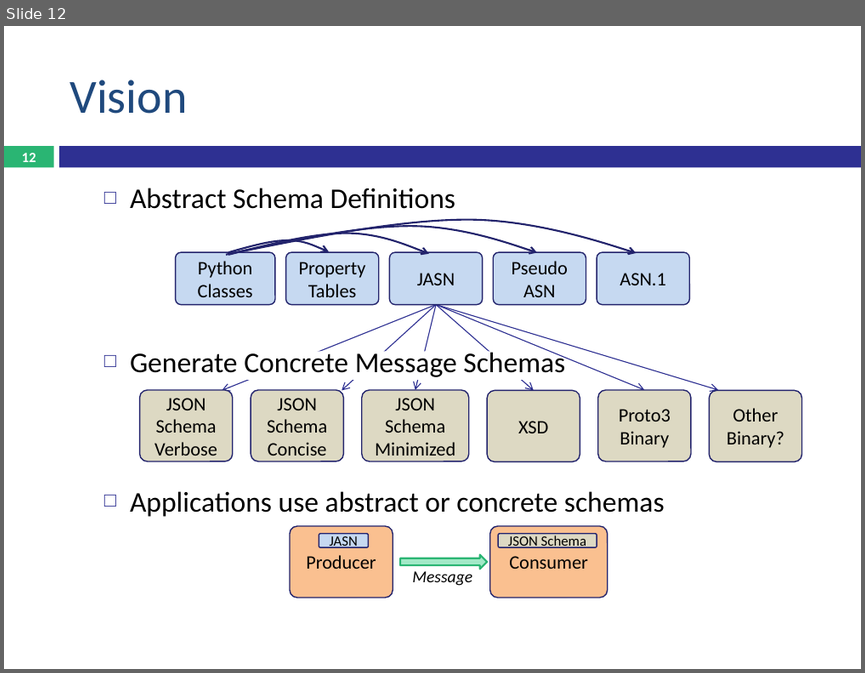
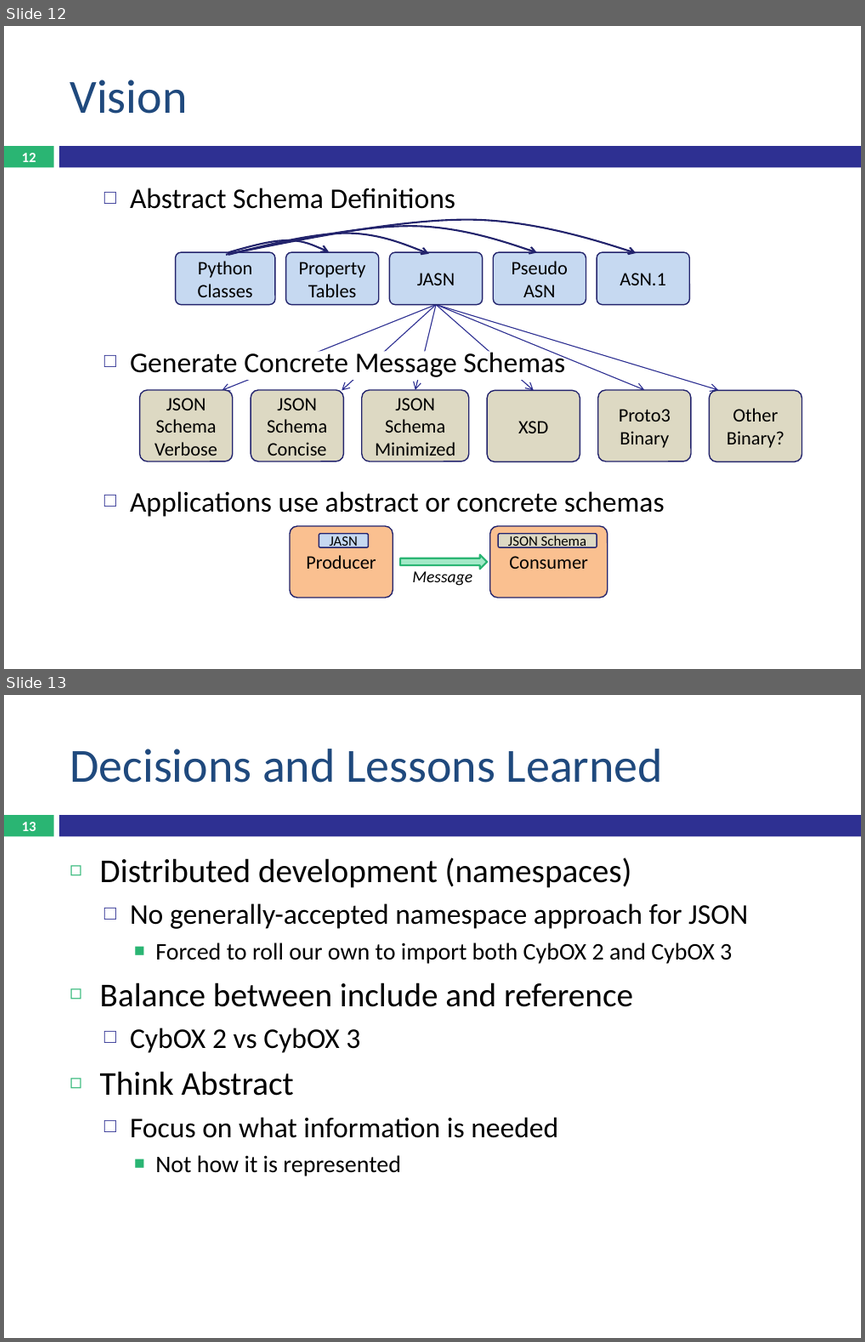
Before and after one commit to OpenC2-org/openc2-davaya, a slide deck: devel/OpenC2 Schema.pptx. Shown one above the other, each under a label of ours: slide 12 before the commit, slides 12 and 13 after it. The pictures are 865x673 and 865x1342 pixels, drawn with LibreOffice and Linux fonts; fonts in the diff are those of the drawing. Boxes give left, top, right and bottom in pixels: in the first picture for what was removed or moved away, otherwise in the second. Text is boxed around its words. In the diff, an @@ line names an element or a change of style, - is before the commit and + after.

```diff
--- a/devel/OpenC2 Schema.pptx
+++ b/devel/OpenC2 Schema.pptx
@@ slide 13 added at (4, 695, 861, 1338), background #FFFFFF; not listed: 2 template elements that a slide beside it also shows @@
@@ title added at (69, 749, 663, 783), 40 pt, text #1F497D @@
+Decisions and Lessons Learned
@@ page number added at (22, 822, 36, 831), 11.9 pt, text #FFFFFF, bold @@
+13
@@ text added at (100, 857, 748, 1176), 24 pt, text #000000 @@
+◻ Distributed development (namespaces)
+  □ No generally-accepted namespace approach for JSON
+    ■ Forced to roll our own to import both CybOX 2 and CybOX 3
+◻ Balance between include and reference
+  □ CybOX 2 vs CybOX 3
+◻ Think Abstract
+  □ Focus on what information is needed
+    ■ Not how it is represented
```
Also in this commit, not shown: 2 slides changed, 1 other slide added, 8 other files.
